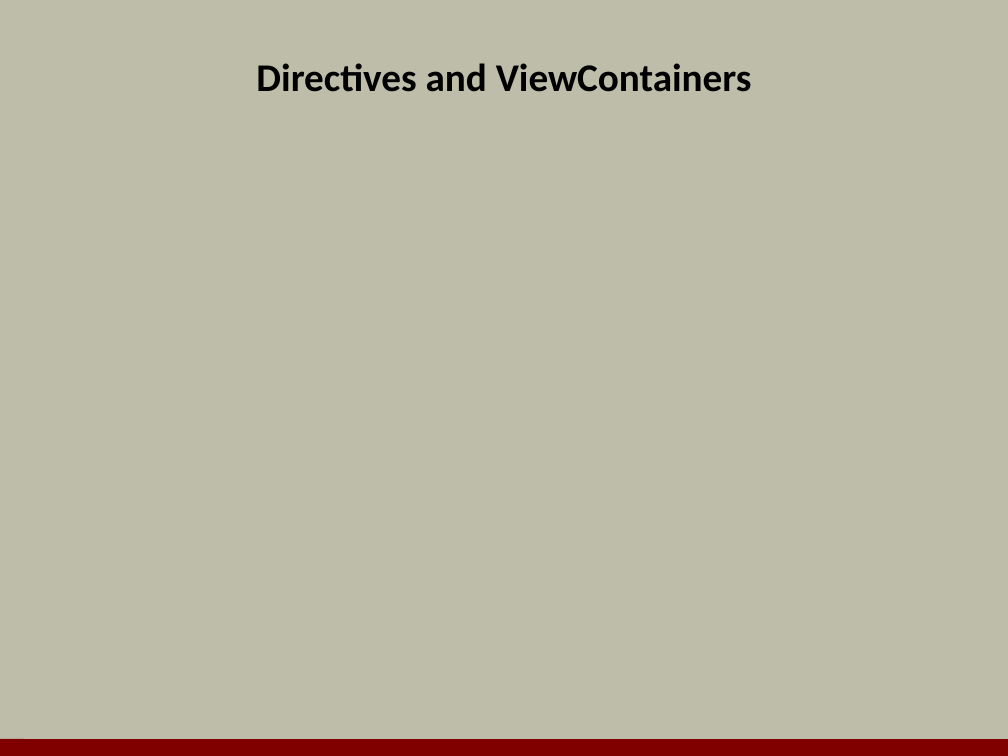
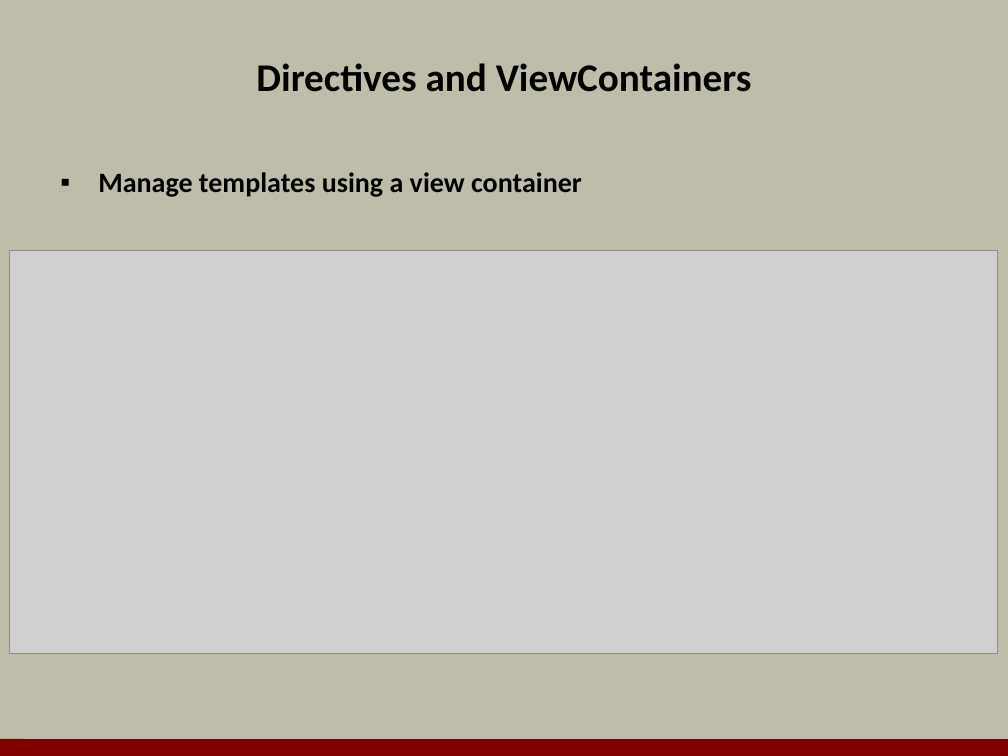
Before and after one commit to OdeToCode/classes, a slide deck: slide 10 of angular2/slides/07_directives.pptx (slide 9 before the commit). Drawn at 1008x756 pixels with LibreOffice and Linux fonts; fonts in the diff are those of the drawing; grey boxes stand for pictures; background and template pictures are left out. Boxes give left, top, right and bottom in pixels: in the first picture for what was removed or moved away, otherwise in the second. Text is boxed around its words. In the diff, an @@ line names an element or a change of style, - is before the commit and + after.

```diff
--- a/angular2/slides/07_directives.pptx
+++ b/angular2/slides/07_directives.pptx
@@ text added at (98, 172, 582, 197), 20 pt, text #000000, bold @@
+▪ Manage templates using a view container
@@ picture added at (10, 251, 998, 654) @@
```
Also in this commit, not shown: 2 other slides changed, 7 slides added, 7 slides removed, 1 other file.
